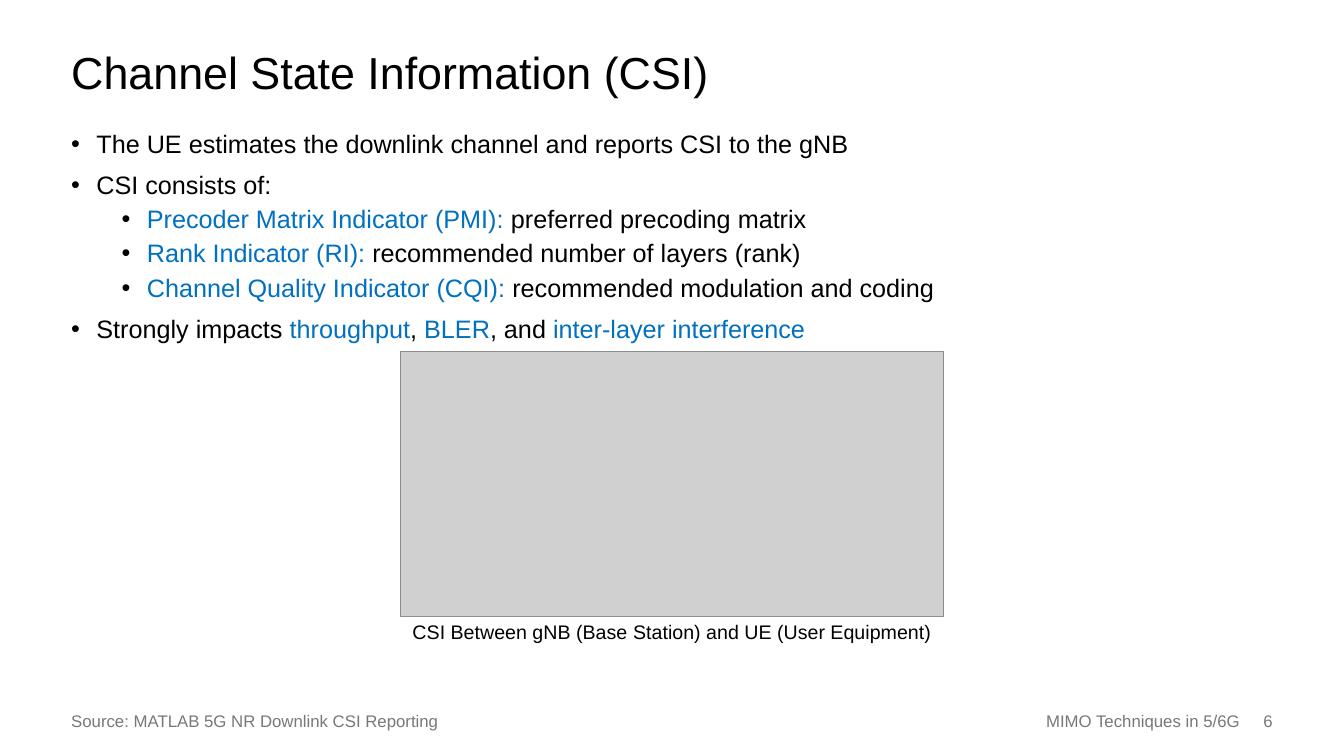
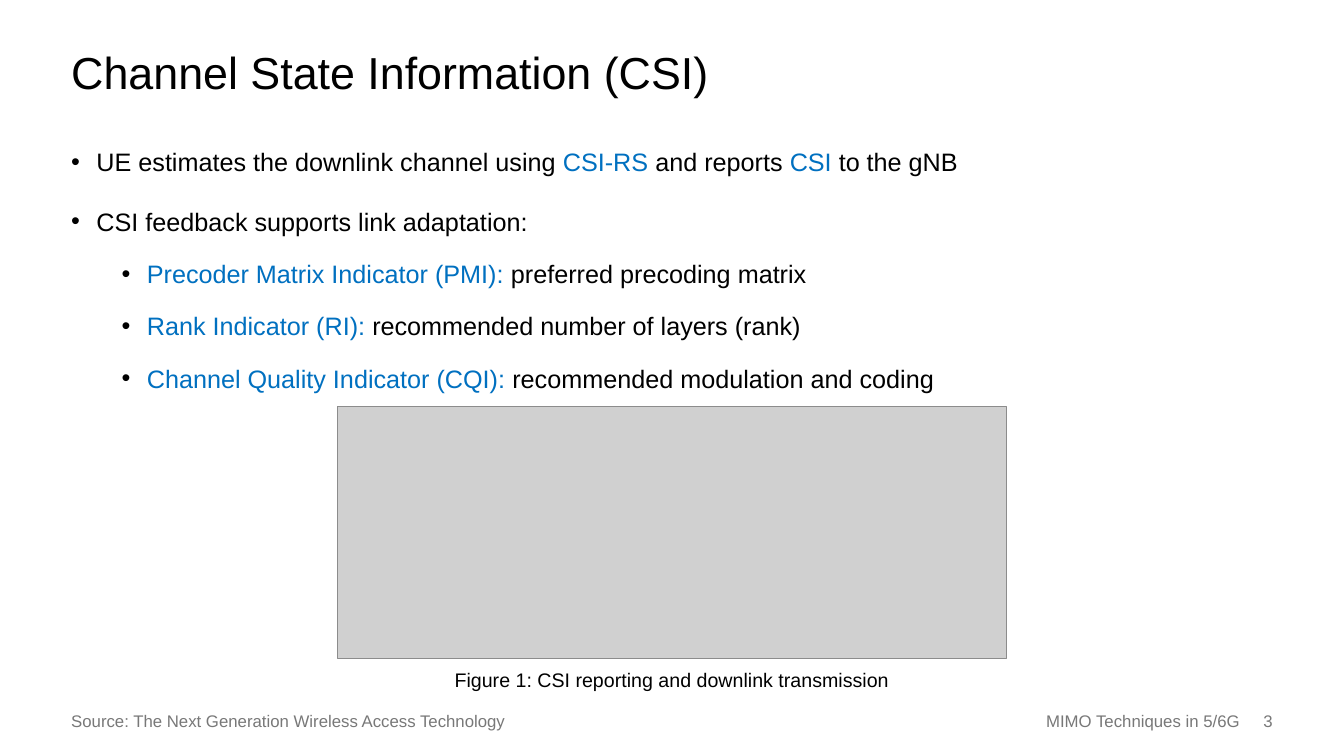
Before and after one commit to Bariumoxid/MIMOTechniques, a slide deck: slide 3 of PPT/Final_PPT/PPT_Final.pptx (slide 6 before the commit). Drawn at 1344x756 pixels with LibreOffice and Linux fonts; fonts in the diff are those of the drawing; grey boxes stand for pictures. Boxes give left, top, right and bottom in pixels: in the first picture for what was removed or moved away, otherwise in the second. Text is boxed around its words. In the diff, an @@ line names an element or a change of style, - is before the commit and + after.

```diff
--- a/PPT/Final_PPT/PPT_Final.pptx
+++ b/PPT/Final_PPT/PPT_Final.pptx
@@ text at box(96, 152, 958, 236): text changed @@
-• The UE estimates the downlink channel and reports CSI to the gNB
-• CSI consists of:
+• UE estimates the downlink channel using CSI-RS and reports CSI to the gNB
+• CSI feedback supports link adaptation:
@@ text at box(147, 264, 934, 393): line spacing 0.9 to 1.5 @@
@@ text at box(96, 319, 805, 343): paragraph removed @@
-• Strongly impacts throughput, BLER, and inter-layer interference
@@ picture: place and size @@
-picture at box(401, 352, 944, 617)
+picture at box(338, 406, 1006, 658)
@@ text at box(455, 672, 888, 691): text changed @@
-CSI Between gNB (Base Station) and UE (User Equipment)
+Figure 1: CSI reporting and downlink transmission
@@ text at box(71, 715, 505, 731): text changed @@
-Source: MATLAB 5G NR Downlink CSI Reporting
+Source: The Next Generation Wireless Access Technology
@@ text at box(1046, 715, 1272, 731): text changed @@
-MIMO Techniques in 5/6G 6
+MIMO Techniques in 5/6G 3
```
Also in this commit, not shown: 2 other slides changed, 5 slides added, 6 slides removed.
